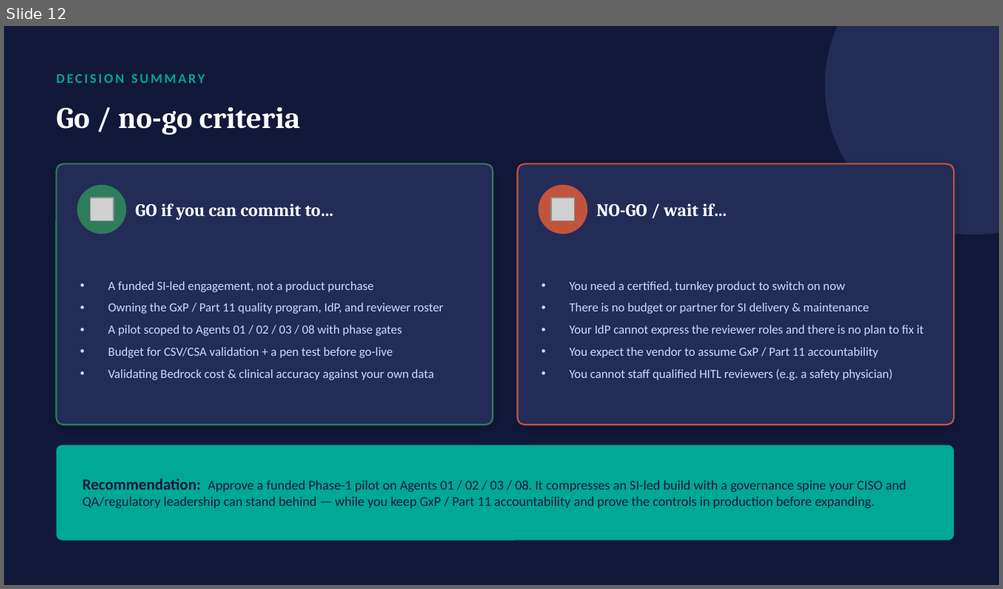
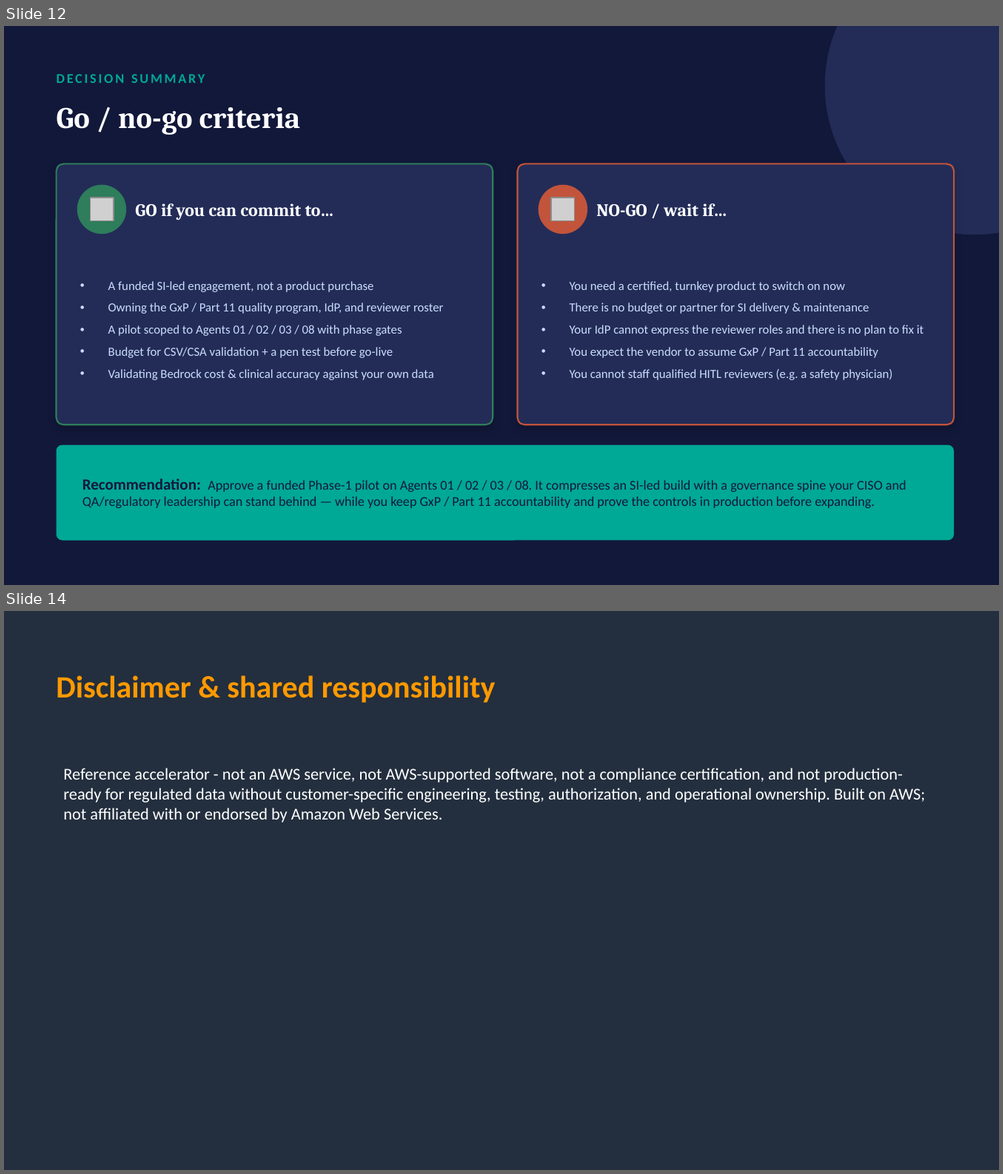
Before and after one commit to virtualryder/hcls-ai-agents, a slide deck: decks/HCLS-CIO-Adoption-Review.pptx. Shown one above the other, each under a label of ours: slide 12 before the commit, slides 12 and 14 after it; the slides between them are not shown. The pictures are 1003x589 and 1003x1174 pixels, drawn with LibreOffice and Linux fonts; fonts in the diff are those of the drawing; grey boxes stand for pictures. Boxes give left, top, right and bottom in pixels: in the first picture for what was removed or moved away, otherwise in the second. Text is boxed around its words. In the diff, an @@ line names an element or a change of style, - is before the commit and + after.

```diff
--- a/decks/HCLS-CIO-Adoption-Review.pptx
+++ b/decks/HCLS-CIO-Adoption-Review.pptx
@@ slide 14 added at bbox=[4, 611, 999, 1170], background #FFFFFF @@
@@ rectangle added at bbox=[4, 611, 999, 1170], fill #232F3E @@
@@ text added at bbox=[56, 675, 495, 703], 30 pt, text #FF9900, bold @@
+Disclaimer & shared responsibility
@@ text added at bbox=[63, 768, 925, 823], 16 pt, text #FFFFFF @@
+Reference accelerator - not an AWS service, not AWS-supported software, not a compliance certification, and not production-ready for regulated data without customer-specific engineering, testing, authorization, and operational ownership. Built on AWS; not affiliated with or endorsed by Amazon Web Services.
```
Also in this commit, not shown: 1 slide changed, 1 other slide added, 11 other files.
